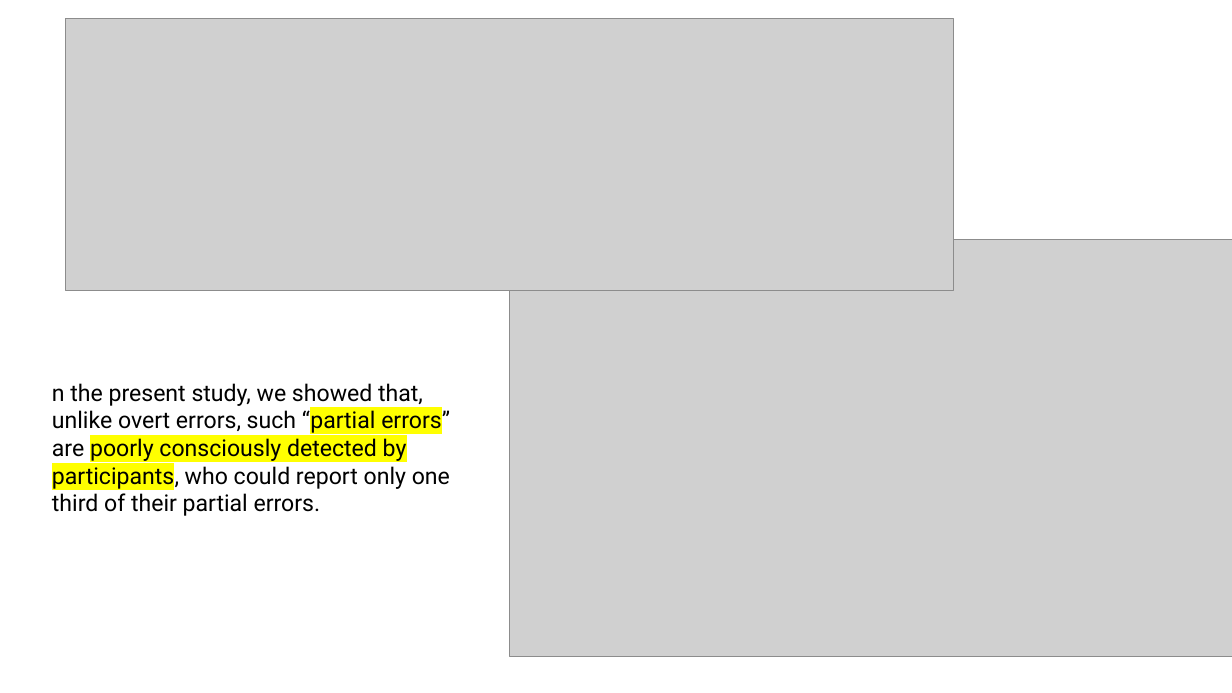
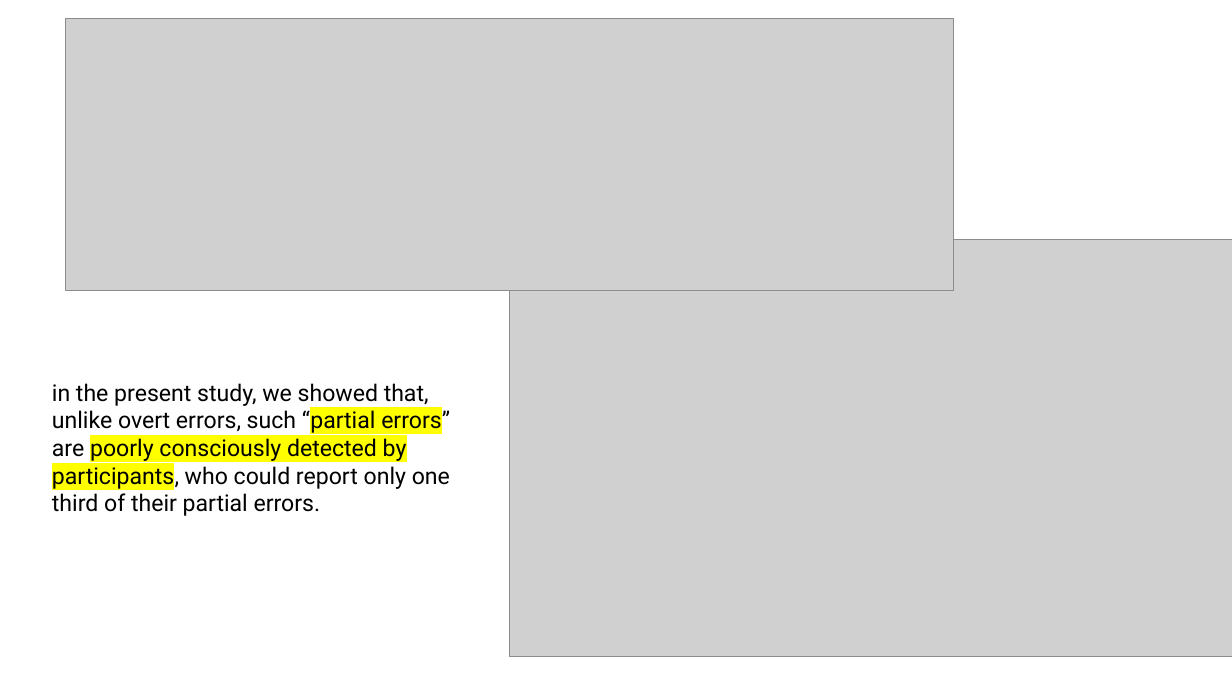
Before and after one commit to QWERTY-Liang/Anlysis_FDI_BCP, a slide deck: slide 5 of aaa_Slides/newpolit/behaviour for new polit.pptx. Drawn at 1232x693 pixels with LibreOffice and Linux fonts; fonts in the diff are those of the drawing; grey boxes stand for pictures. Boxes give left, top, right and bottom in pixels: in the first picture for what was removed or moved away, otherwise in the second. Text is boxed around its words. In the diff, an @@ line names an element or a change of style, - is before the commit and + after.

```diff
--- a/aaa_Slides/newpolit/behaviour for new polit.pptx
+++ b/aaa_Slides/newpolit/behaviour for new polit.pptx
@@ text at box(52, 383, 450, 516): text changed @@
-n the present study, we showed that, unlike overt errors, such “partial errors” are poorly consciously detected by participants, who could report only one third of their partial errors.
+in the present study, we showed that, unlike overt errors, such “partial errors” are poorly consciously detected by participants, who could report only one third of their partial errors.
```
Also in this commit, not shown: 4 other files.
